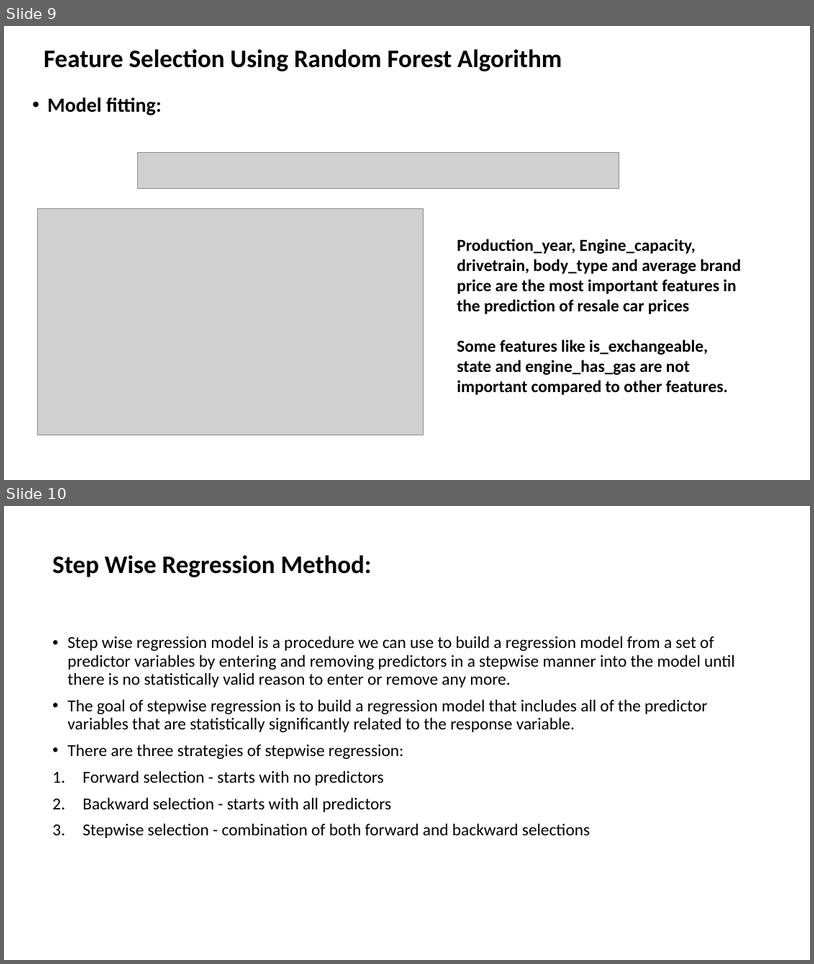
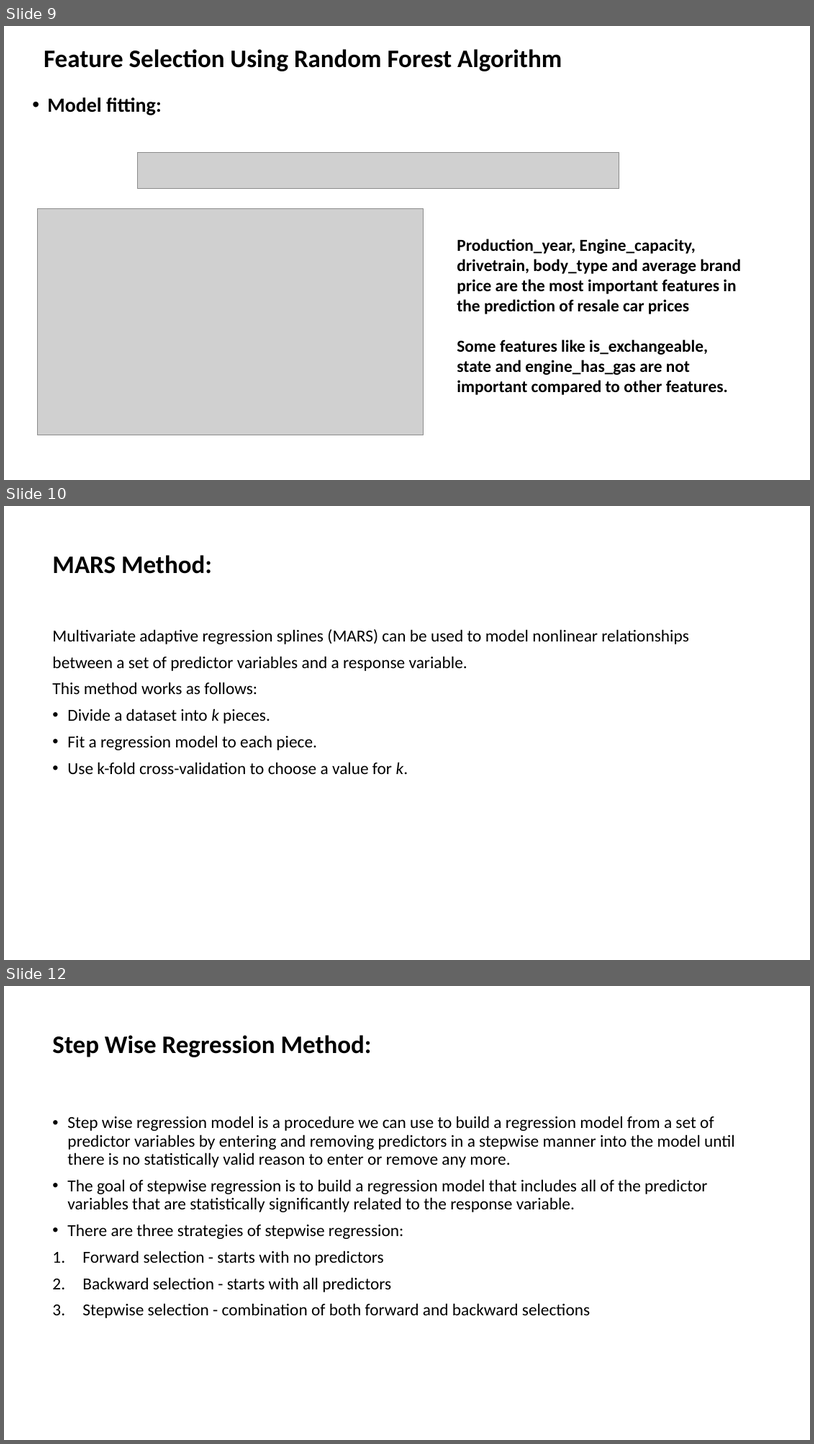
Before and after one commit to MANOJKUMAR1302/22FA_Dataverse_Team08, a slide deck: TEAM 8_FINAL_PRESENTATION.pptx. Shown one above the other, each under a label of ours: slides 9 and 10 before the commit, slides 9, 10 and 12 after it; the slides between them are not shown. The pictures are 814x964 and 814x1444 pixels, drawn with LibreOffice and Linux fonts; fonts in the diff are those of the drawing; grey boxes stand for pictures. Boxes give left, top, right and bottom in pixels: in the first picture for what was removed or moved away, otherwise in the second. Text is boxed around its words. In the diff, an @@ line names an element or a change of style, - is before the commit and + after.

```diff
--- a/TEAM 8_FINAL_PRESENTATION.pptx
+++ b/TEAM 8_FINAL_PRESENTATION.pptx
@@ slide 10 added at (x1=4, y1=506, x2=810, y2=960), background #FFFFFF @@
@@ title added at (x1=52, y1=555, x2=212, y2=574), 30 pt, text #000000, bold @@
+MARS Method:
@@ text added at (x1=52, y1=629, x2=689, y2=774), 20 pt, text #000000 @@
+Multivariate adaptive regression splines (MARS) can be used to model nonlinear relationships
+between a set of predictor variables and a response variable.
+This method works as follows:
+• Divide a dataset into k pieces.
+• Fit a regression model to each piece.
+• Use k-fold cross-validation to choose a value for k.
@@ what was slide 10 is now slide 12 @@
```
Also in this commit, not shown: 4 other slides added.
